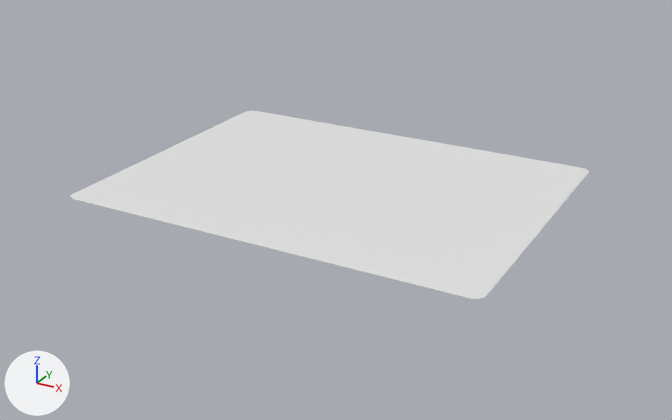
One commit to the glTF model src/assets/models/sheet.glb: the scene before it, then after it.
Before and after are seen from a 50 mm lens placed at (1.57, -2.87, 1.32), pointed at (0.01, -0.04, -0.09). Every picture has the same lights, and +X, +Y and +Z are marked at lower left. The older version comes first. Where no turn or scale is listed for an object, it has been applied to the vertices. Vertices at exactly the same position are counted once.

The older version as bpy lines, for what is in view:
```python
me_sheet_body = bpy.data.meshes.new('sheet-body')
me_sheet_body.from_pydata(...)  # 232 vertices, 22 faces, 130 loose edges; spans x -0.8..0.8, y -0.6..0.6, z 0.0
ob_body = bpy.data.objects.new('body', me_sheet_body)
ob_body.location = (0.0, 0.0, 0.0)
```
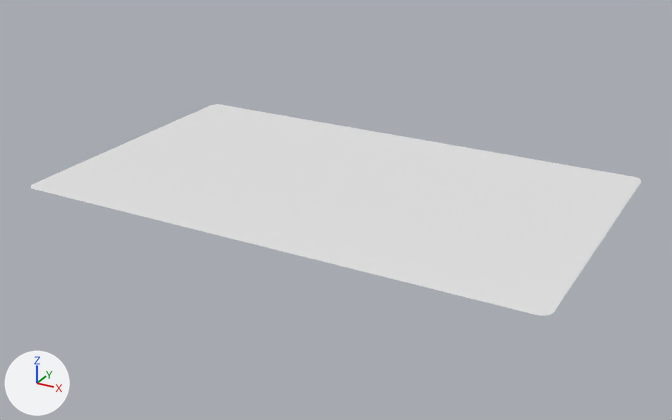
Where the newer file only moved an object's origin or applied its transform, the numbers keep the older frame.

Changed parts and their boxes [x1, y1, x2, y2] in the pictures (672 x 420 px):
'body', reshaped (18% wider, 13% taller): before [71, 111, 589, 299]; after [31, 104, 641, 316]

The change in detail:
me_sheet_body is used by ob_body; location (0.0, 0.0, 0.0).
me_sheet_body had 232 vertices, 22 faces, 130 loose edges and spanned x -0.8..0.8, y -0.6..0.6, z 0.0.
me_sheet_body now has 272 vertices, 22 faces, 150 loose edges and spans x -1.0..1.0, y -0.6..0.6, z 0.0.
me_sheet_body part 1: the loose piece of 24 vertices spanning x -0.8..0.8, y -0.6..0.6, z 0.0 is scaled about its middle by (1.25, 1, 1).
Other edits to the shape of me_sheet_body do not show in these pictures.
